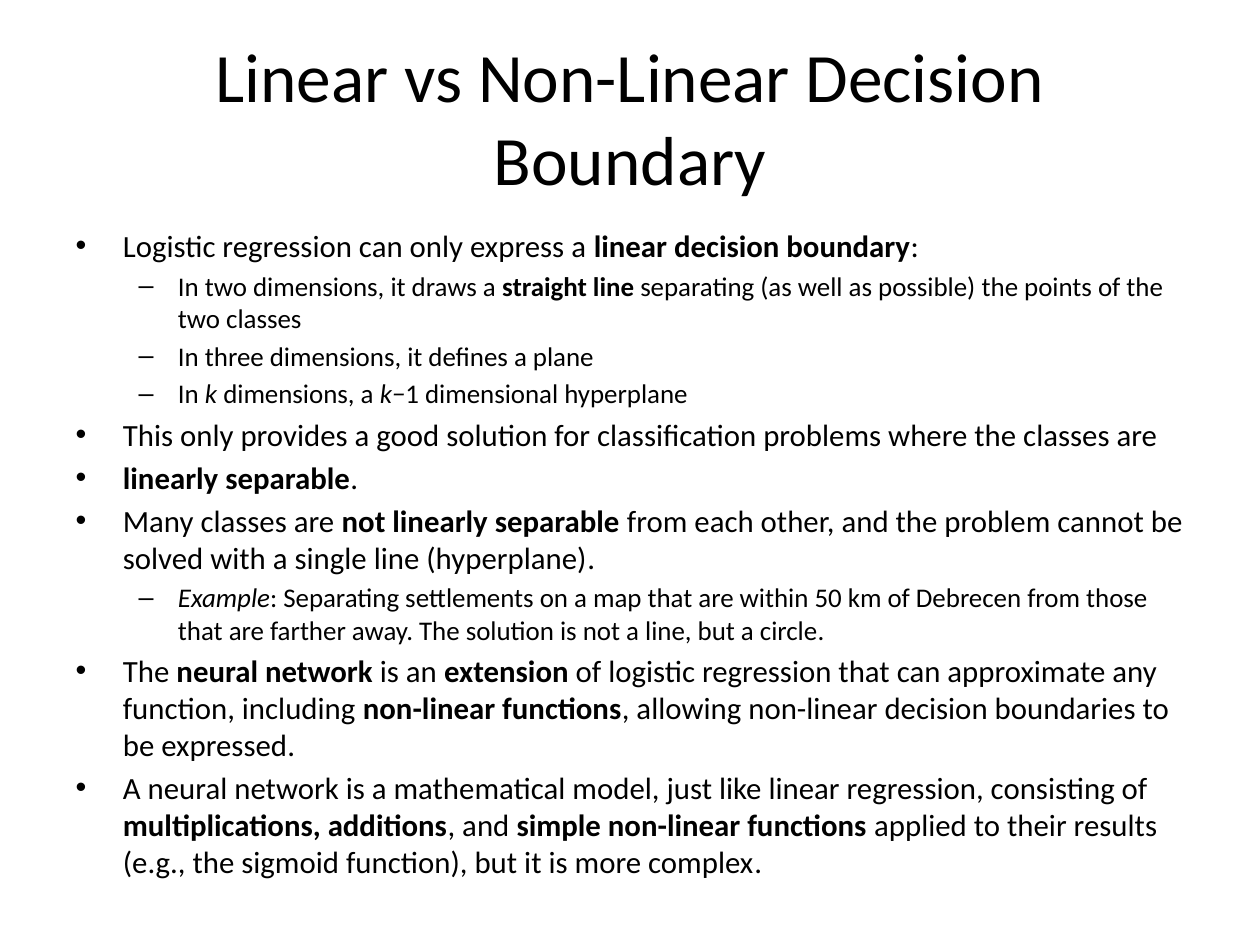
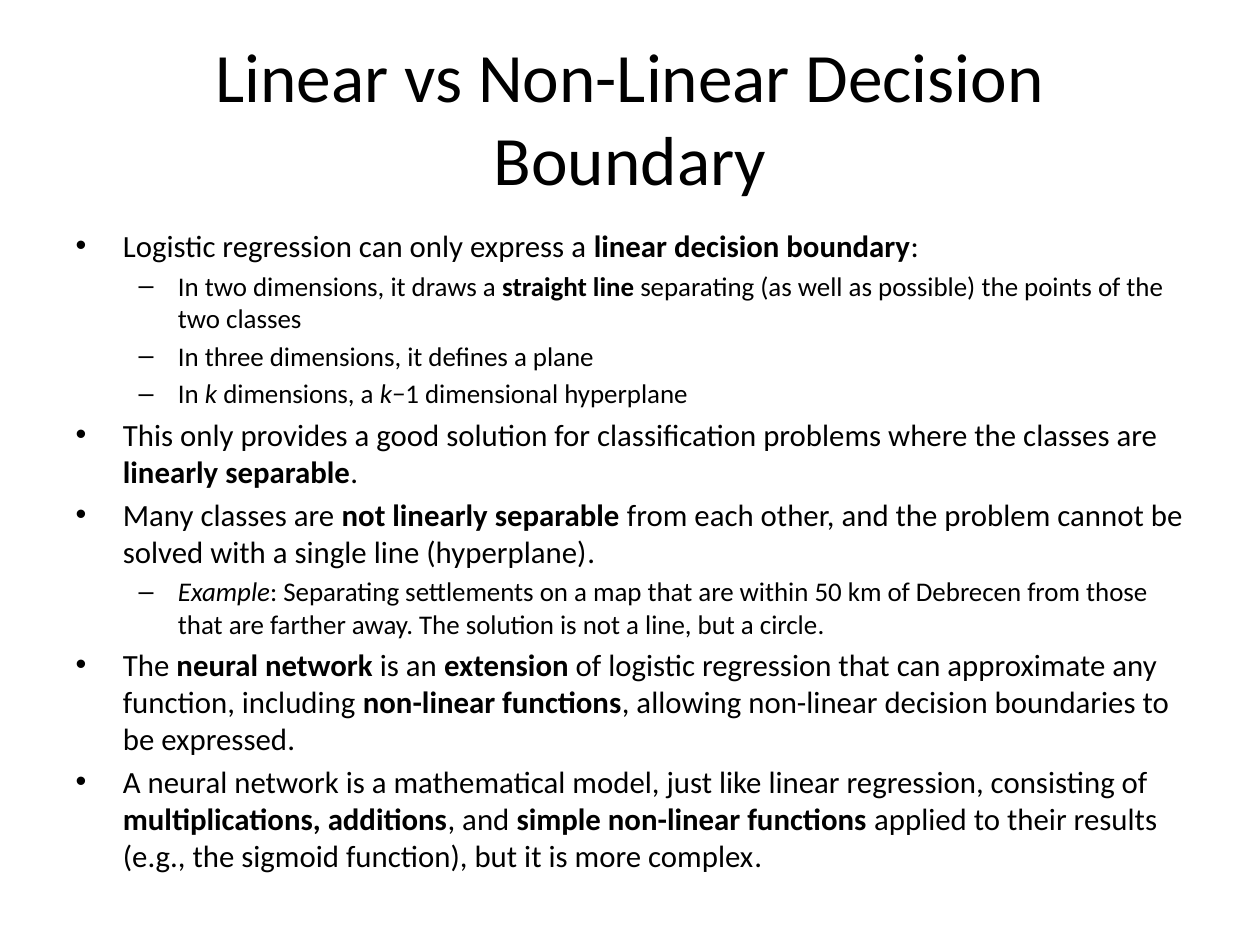
Before and after one commit to Clinical-Bioinformatics-Debrecen/generative_ai_2025, a slide deck: slide 9 of 3.pptx. Drawn at 1260x945 pixels with LibreOffice and Linux fonts; fonts in the diff are those of the drawing. Boxes give left, top, right and bottom in pixels: in the first picture for what was removed or moved away, otherwise in the second. Text is boxed around its words. In the diff, an @@ line names an element or a change of style, - is before the commit and + after.

Commit message:
Fixed some small mistakes

```diff
--- a/3.pptx
+++ b/3.pptx
@@ text at (123, 424, 1157, 488): text changed @@
-• This only provides a good solution for classification problems where the classes are
-• linearly separable.
+• This only provides a good solution for classification problems where the classes are linearly separable.
```
